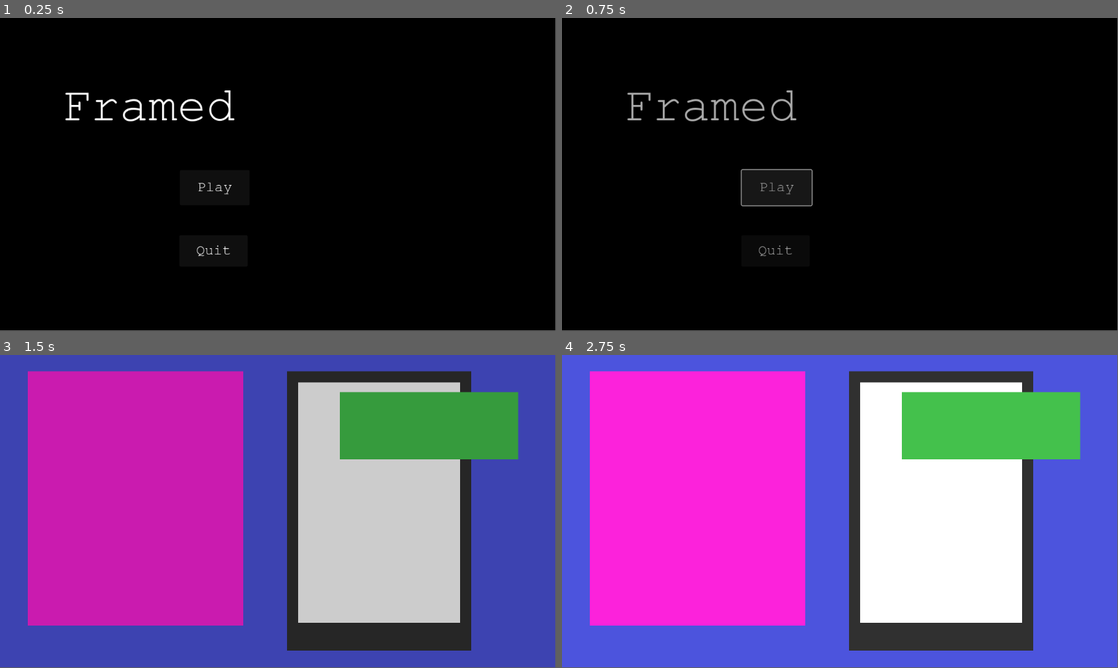
Above: before the commit, frames 1-4 (two rows, left to right).
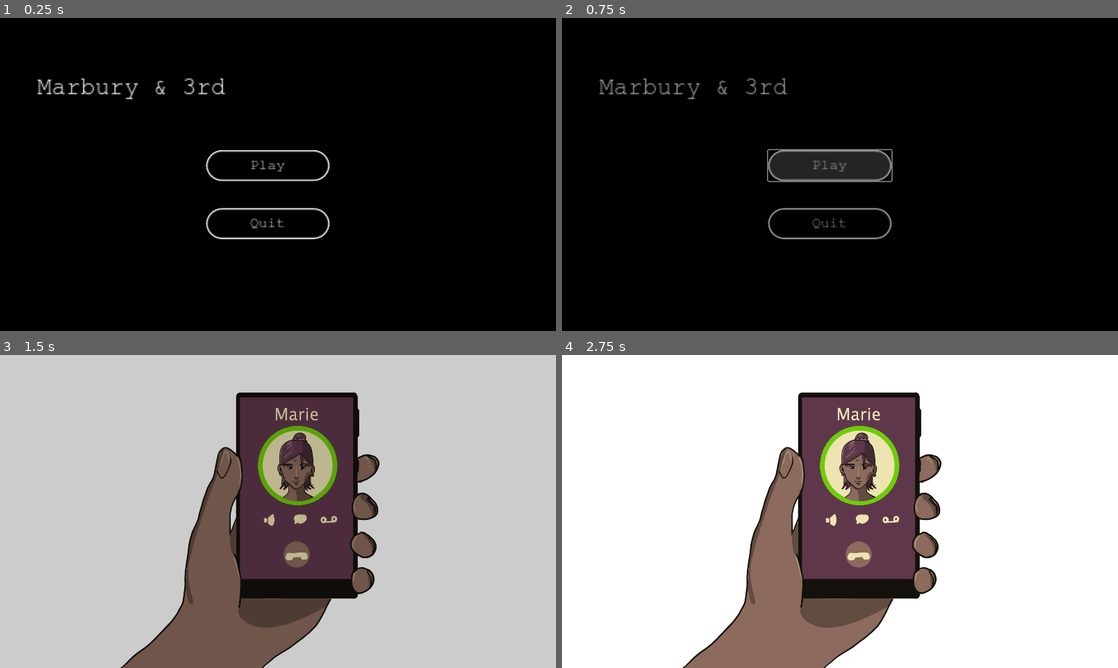
Above: after the commit, the same moments.

Repository: RALWORKS/framed-2024
Game: Godot game, scene res://Scenes/Menu/title_screen.tscn
The game is run twice, just before and just after one commit, with the same random seed, the same clock (stepped at 60 frames per second) and the same inputs. The project has no main scene, so this scene is started directly.
Inputs:
- Up to frame 1 (0.25 s): no input
- Up to frame 2 (0.75 s): click "Play" at 0.5 s
- Up to frame 3 (1.5 s): tap Right (Next, bound only after the commit) at 1.35 s
- Up to frame 4 (2.75 s): tap Enter at 2 s; tap Right (Next, bound only after the commit) at 2.1 s
In our replay, the window is 799x449 before the commit and 800x450 after it. These sizes can differ from the game's own. Grey fills any space a smaller window leaves; there, only what the larger window draws over its background counts as a difference.

The runs differ from the first frame. In frame 1, 2.3% of the frame differs, in the area x 6-60%, y 19-77%; in frame 2, 4.0%; in frame 3, 90%; in frame 4, 90%, in the area x 0-100%, y 0-100%.

Commit message:
Added assets, and set up scene

Diff:
--- a/Assets/Dialogue/button.tscn
+++ b/Assets/Dialogue/button.tscn
@@ -1,9 +1,22 @@
-[gd_scene load_steps=3 format=3 uid="uid://dlqm5dgeomybm"]
+[gd_scene load_steps=4 format=3 uid="uid://dlqm5dgeomybm"]
 
 [ext_resource type="FontFile" uid="uid://bmxov1aoclv2k" path="res://Assets/Fonts/Courier New.ttf" id="1_n3pa2"]
 
 [sub_resource type="StyleBoxFlat" id="StyleBoxFlat_beih7"]
 bg_color = Color(0, 0, 0, 1)
+border_width_left = 5
+border_width_top = 5
+border_width_right = 5
+border_width_bottom = 5
+border_color = Color(1, 1, 1, 1)
+border_blend = true
+corner_radius_top_left = 40
+corner_radius_top_right = 40
+corner_radius_bottom_right = 40
+corner_radius_bottom_left = 40
+
+[sub_resource type="StyleBoxFlat" id="StyleBoxFlat_mr5jh"]
+bg_color = Color(0.214103, 0.214103, 0.214103, 1)
 border_width_left = 5
 border_width_top = 5
 border_width_right = 5
@@ -21,3 +34,5 @@
 theme_override_fonts/font = ExtResource("1_n3pa2")
 theme_override_font_sizes/font_size = 30
 theme_override_styles/normal = SubResource("StyleBoxFlat_beih7")
+theme_override_styles/hover = SubResource("StyleBoxFlat_mr5jh")
+theme_override_styles/pressed = SubResource("StyleBoxFlat_beih7")
--- a/Scenes/Chapter 1/initial-alley.tscn
+++ b/Scenes/Chapter 1/initial-alley.tscn
@@ -1,6 +1,12 @@
-[gd_scene load_steps=4 format=3 uid="uid://n3ps665svqra"]
+[gd_scene load_steps=10 format=3 uid="uid://n3ps665svqra"]
 
 [ext_resource type="Script" path="res://Scripts/Chapter 1/initial-alley/initial-alley.gd" id="1_kd3uj"]
+[ext_resource type="Texture2D" uid="uid://kk1umvxxppwt" path="res://Assets/Chapter 1/initial-alley/Dorian_3qrtr_close_blank.png" id="2_f6xsi"]
+[ext_resource type="Texture2D" uid="uid://b5qu8ics07up3" path="res://Assets/Chapter 1/initial-alley/Dorian_3qrtr_close_confused.png" id="3_ey63g"]
+[ext_resource type="Texture2D" uid="uid://1cq7arrcntf0" path="res://Assets/Chapter 1/initial-alley/Dorian_3qrtr_close_phonehand.png" id="4_rk45k"]
+[ext_resource type="Texture2D" uid="uid://y5j0g1se5stw" path="res://Assets/Chapter 1/initial-alley/Marbury and 3rd sign.png" id="5_8wlly"]
+[ext_resource type="Texture2D" uid="uid://c2vngb7uq2uhw" path="res://Assets/Chapter 1/initial-alley/Phone_marie.png" id="6_fmysh"]
+[ext_resource type="PackedScene" uid="uid://d4cbyalgs01x8" path="res://Assets/Dialogue/dialogue_box.tscn" id="7_33j4g"]
 
 [sub_resource type="Animation" id="Animation_we10a"]
 resource_name = "dorainrightphone"
@@ -13,45 +19,44 @@
 [node name="Initial-alley" type="Node2D"]
 script = ExtResource("1_kd3uj")
 
-[node name="AlleyBackground" type="ColorRect" parent="."]
+[node name="temp bg" type="ColorRect" parent="."]
 offset_right = 1920.0
 offset_bottom = 1080.0
-color = Color(0.298039, 0.329412, 0.866667, 1)
-
-[node name="DorainRightPhone" type="ColorRect" parent="."]
-offset_left = 96.0
-offset_top = 56.0
-offset_right = 840.0
-offset_bottom = 936.0
-color = Color(0.988235, 0.133333, 0.858824, 1)
-
-[node name="Phone" type="ColorRect" parent="."]
-offset_left = 992.0
-offset_top = 56.0
-offset_right = 1256.0
-offset_bottom = 456.0
-scale = Vector2(2.41663, 2.41663)
-color = Color(0.187176, 0.187176, 0.187176, 1)
-
-[node name="Screen" type="ColorRect" parent="Phone"]
-offset_left = 16.0
-offset_top = 16.0
-offset_right = 248.0
-offset_bottom = 360.0
-
-[node name="Blur" type="ColorRect" parent="."]
-offset_right = 1920.0
-offset_bottom = 1080.0
-color = Color(0, 0.0117647, 0, 0.690196)
-
-[node name="MarburySign" type="ColorRect" parent="."]
-offset_left = 1176.0
-offset_top = 128.0
-offset_right = 1792.0
-offset_bottom = 360.0
-color = Color(0.266667, 0.756863, 0.298039, 1)
 
 [node name="AnimationPlayer" type="AnimationPlayer" parent="."]
 libraries = {
 "": SubResource("AnimationLibrary_duj7y")
 }
+
+[node name="DoreanPhoneHand" type="Sprite2D" parent="."]
+position = Vector2(-64, 360)
+rotation = -0.241323
+texture = ExtResource("4_rk45k")
+centered = false
+
+[node name="DoreanBlank" type="Sprite2D" parent="."]
+texture = ExtResource("2_f6xsi")
+centered = false
+
+[node name="DoreanConfused" type="Sprite2D" parent="."]
+visible = false
+texture = ExtResource("3_ey63g")
+centered = false
+
+[node name="StreetSign" type="Sprite2D" parent="."]
+visible = false
+texture = ExtResource("5_8wlly")
+centered = false
+
+[node name="MariePhone" type="Sprite2D" parent="."]
+visible = false
+texture = ExtResource("6_fmysh")
+centered = false
+
+[node name="MarieDialogue1" parent="." instance=ExtResource("7_33j4g")]
+offset_left = 1352.0
+offset_top = 32.0
+offset_right = 1888.0
+offset_bottom = 344.0
+text = "MARIE
+Just come home, Dorian. This is too much, even for you. I know he screwed you over, but you can't--you can't just--"
--- a/Scenes/Menu/title_screen.tscn
+++ b/Scenes/Menu/title_screen.tscn
@@ -1,7 +1,8 @@
-[gd_scene load_steps=3 format=3 uid="uid://dm3e78qgxuweh"]
+[gd_scene load_steps=4 format=3 uid="uid://dm3e78qgxuweh"]
 
 [ext_resource type="Script" path="res://Scripts/title_screen.gd" id="1_6isyv"]
 [ext_resource type="FontFile" uid="uid://bmxov1aoclv2k" path="res://Assets/Fonts/Courier New.ttf" id="2_pm5pl"]
+[ext_resource type="PackedScene" uid="uid://dlqm5dgeomybm" path="res://Assets/Dialogue/button.tscn" id="3_wss4s"]
 
 [node name="Title Screen" type="Control"]
 layout_mode = 3
@@ -15,42 +16,39 @@
 offset_bottom = 647.0
 color = Color(0, 0, 0, 1)
 
+[node name="Control" type="Control" parent="."]
+anchors_preset = 0
+offset_left = 388.624
+offset_top = 229.699
+offset_right = 734.624
+offset_bottom = 536.699
+metadata/_edit_group_ = true
+
+[node name="Play-Button" parent="Control" instance=ExtResource("3_wss4s")]
+layout_mode = 0
+offset_left = 38.4262
+offset_top = 43.232
+offset_right = 294.426
+offset_bottom = 107.232
+text = "Play"
+
+[node name="Quit-Button" parent="Control" instance=ExtResource("3_wss4s")]
+layout_mode = 0
+offset_left = 38.4262
+offset_top = 163.036
+offset_right = 294.426
+offset_bottom = 227.036
+text = "Quit"
+
 [node name="RichTextLabel" type="RichTextLabel" parent="."]
 layout_mode = 0
-offset_left = 128.0
-offset_top = 128.0
-offset_right = 513.0
-offset_bottom = 243.0
+offset_left = 76.804
+offset_top = 115.012
+offset_right = 489.804
+offset_bottom = 192.012
 theme_override_fonts/normal_font = ExtResource("2_pm5pl")
-theme_override_font_sizes/normal_font_size = 100
-text = "Framed"
+theme_override_font_sizes/normal_font_size = 50
+text = "Marbury & 3rd"
 
-[node name="Control" type="Control" parent="."]
-anchors_preset = 0
-offset_right = 40.0
-offset_bottom = 40.0
-
-[node name="PlayButton" type="Button" parent="Control"]
-layout_mode = 0
-offset_left = 373.0
-offset_top = 315.0
-offset_right = 518.0
-offset_bottom = 388.0
-theme_override_colors/font_color = Color(1, 1, 1, 1)
-theme_override_fonts/font = ExtResource("2_pm5pl")
-theme_override_font_sizes/font_size = 30
-text = "Play"
-
-[node name="QuitButton" type="Button" parent="Control"]
-layout_mode = 0
-offset_left = 372.0
-offset_top = 450.0
-offset_right = 514.0
-offset_bottom = 515.0
-theme_override_colors/font_color = Color(1, 1, 1, 1)
-theme_override_fonts/font = ExtResource("2_pm5pl")
-theme_override_font_sizes/font_size = 30
-text = "Quit"
-
-[connection signal="pressed" from="Control/PlayButton" to="." method="_on_play_button_pressed"]
-[connection signal="pressed" from="Control/QuitButton" to="." method="_on_quit_button_pressed"]
+[connection signal="pressed" from="Control/Play-Button" to="." method="_on_play_button_pressed"]
+[connection signal="pressed" from="Control/Quit-Button" to="." method="_on_quit_button_pressed"]
--- a/Scripts/Chapter 1/initial-alley/initial-alley.gd
+++ b/Scripts/Chapter 1/initial-alley/initial-alley.gd
@@ -7,40 +7,69 @@
 
 MARIE's voice yells from the phone speaker.
 
-MARIE (telephone): Just come home! God, Dorian, whatever
-happened--whatever you did just tell me where you are!
-I'll come I'll help you! I'll--
+MARIE (telephone): Just come home, Dorian. This is too much, even for you. I know he screwed you over, but you can't--you can't just--
+
+DORIAN: Marie. Slow down. I didn't kill anybody for God's sake.
+
+DIP TO BLACK FOR VOICE OVER DORIAN (VO): Did I?
+
+DORIAN (to Marie): Tell me just what it is you think is going on.
+
+MARIE (telephone): If you didn't do it, then you have nothing to hide. You can turn yourself in. Where are you? I'll come pick you up. We can drive to the station together--
+
+DORIAN: Marie. Stop. What's going on?
+
+MARIE (telephone): Where are you, Dorian? What did you do? What did you--
 
 Dorian hangs up.
 
-DORIAN (to himself): Where I am--
+DORIAN: Damnit.
+
+DORIAN (to himself): Where am I?
 
 He glances around for a street sign; catches sight of one.
 
 DORIAN: Marbury and 3rd, seems like. Christ. I need to stop drinking.
 
-DORIAN: What I did--
+DORIAN: And what have I done?
+
+Dorian looks at a spot of blood on the cuff of his sleeve.
 
 DIP TO BLACK
 
-VO: I have no idea. But it sounds like I've been framed for
-murder.
+DORIAN (VO): Murder?
 
-Options - "Who would I have killed?" -->
-"initial-alley-who-did-i-kill" "Why am I at Marbury and 3rd?"
---> "why-marbury-and-3rd"
+DORIAN (VO): After the year I've had, I ... wouldn't put it past myself.
 """
 
-@onready var bg = $AlleyBackground
-@onready var phone = $Phone
-@onready var blur = $Blur
-@onready var marbury_sign = $MarburySign
-@onready var dorain_right = $DorainRightPhone
+# Variables
+
+var slide_count = 0
+
+# Sprites
+@onready var dorean_blank = $DoreanBlank
+@onready var dorean_confused = $DoreanConfused
+@onready var dorean_phone_hand = $DoreanPhoneHand
+@onready var street_sign = $StreetSign
+@onready var marie_phone = $MariePhone
+
+# Dialogue Boxes
+@onready var marie_1 = $MarieDialogue1
 
 # Called when the node enters the scene tree for the first time.
 func _ready():
-	blur.visible = false
 
-	# fade in with scenario
+	# when scene starts - need to hide stuff
+	dorean_blank.visible = false
+	dorean_confused.visible = false
+	dorean_phone_hand.visible = false
+	street_sign.visible = false
+	marie_1.visible = false
+	marie_phone.visible = true
 
 	pass # Replace with function body.
+
+
+func _process(delta):
+	if Input.is_action_just_released("Next"):
+		slide_count += 1
--- a/project.godot
+++ b/project.godot
@@ -22,3 +22,15 @@
 
 window/size/viewport_width=1920
 window/size/viewport_height=1080
+window/stretch/mode="canvas_items"
+
+[input]
+
+Next={
+"deadzone": 0.5,
+"events": [Object(InputEventKey,"resource_local_to_scene":false,"resource_name":"","device":-1,"window_id":0,"alt_pressed":false,"shift_pressed":false,"ctrl_pressed":false,"meta_pressed":false,"pressed":false,"keycode":0,"physical_keycode":4194321,"key_label":0,"unicode":0,"echo":false,"script":null)
+, Object(InputEventKey,"resource_local_to_scene":false,"resource_name":"","device":-1,"window_id":0,"alt_pressed":false,"shift_pressed":false,"ctrl_pressed":false,"meta_pressed":false,"pressed":false,"keycode":0,"physical_keycode":32,"key_label":0,"unicode":32,"echo":false,"script":null)
+, Object(InputEventKey,"resource_local_to_scene":false,"resource_name":"","device":-1,"window_id":0,"alt_pressed":false,"shift_pressed":false,"ctrl_pressed":false,"meta_pressed":false,"pressed":false,"keycode":0,"physical_keycode":4194309,"key_label":0,"unicode":0,"echo":false,"script":null)
+, Object(InputEventMouseButton,"resource_local_to_scene":false,"resource_name":"","device":-1,"window_id":0,"alt_pressed":false,"shift_pressed":false,"ctrl_pressed":false,"meta_pressed":false,"button_mask":1,"position":Vector2(666, 23),"global_position":Vector2(674, 103),"factor":1.0,"button_index":1,"canceled":false,"pressed":true,"double_click":false,"script":null)
+]
+}
Binary file added: Assets/Chapter 1/initial-alley/Dorian_3qrtr_close_blank.png
Not shown, added: Assets/Chapter 1/initial-alley/Dorian_3qrtr_close_blank.png.import
Binary file added: Assets/Chapter 1/initial-alley/Dorian_3qrtr_close_confused.png
Not shown, added: Assets/Chapter 1/initial-alley/Dorian_3qrtr_close_confused.png.import
Binary file added: Assets/Chapter 1/initial-alley/Dorian_3qrtr_close_phonehand.png
Not shown, added: Assets/Chapter 1/initial-alley/Dorian_3qrtr_close_phonehand.png.import
Binary file added: Assets/Chapter 1/initial-alley/Marbury and 3rd sign.png
Not shown, added: Assets/Chapter 1/initial-alley/Marbury and 3rd sign.png.import
Binary file added: Assets/Chapter 1/initial-alley/Phone_marie.png
Not shown, added: Assets/Chapter 1/initial-alley/Phone_marie.png.import
Not shown, changed: .DS_Store
Not shown, added: Assets/.DS_Store
(and 2 more such lines)
